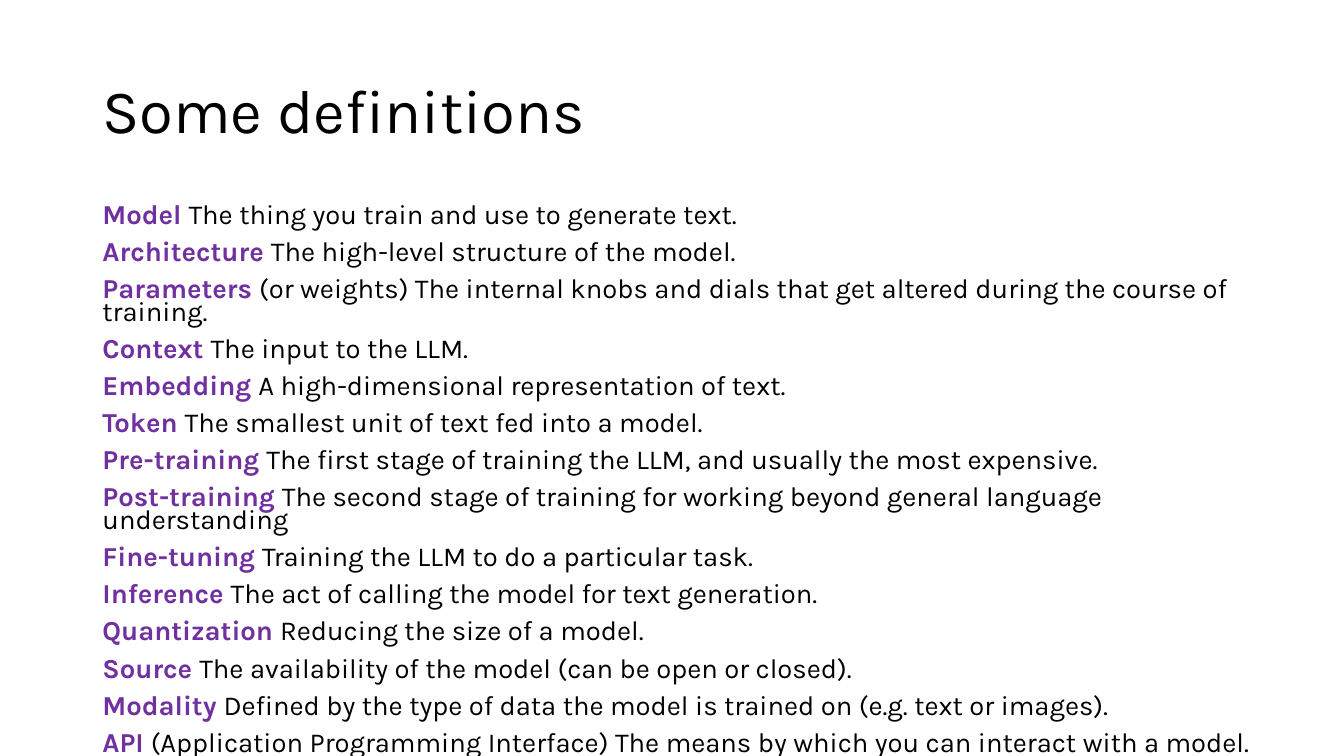
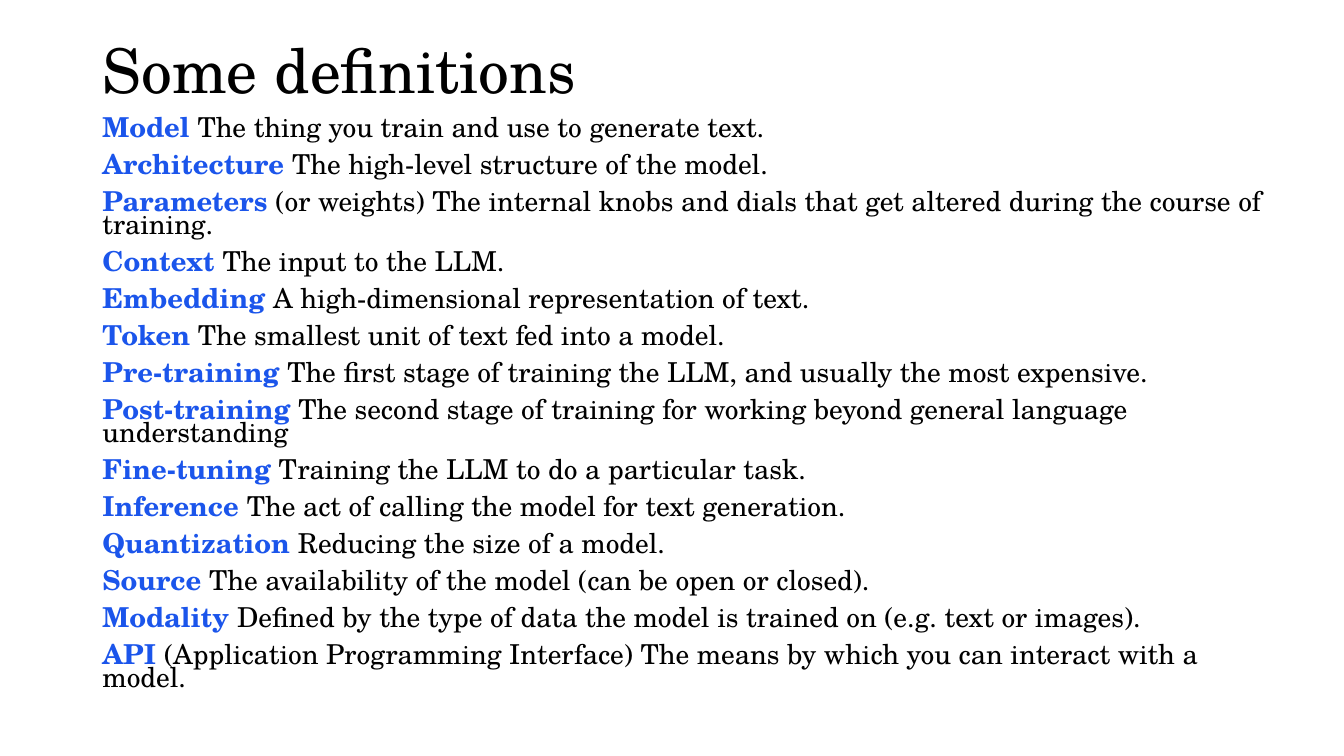
Before and after one commit to acceleratescience/large-language-models, a slide deck: slide 9 of slides/flsg/1-intro-flsg.pptx (slide 8 before the commit). Drawn at 1344x756 pixels with LibreOffice and Linux fonts; fonts in the diff are those of the drawing; background and template pictures are left out. Boxes give left, top, right and bottom in pixels: in the first picture for what was removed or moved away, otherwise in the second. Text is boxed around its words. In the diff, an @@ line names an element or a change of style, - is before the commit and + after.

```diff
--- a/slides/flsg/1-intro-flsg.pptx
+++ b/slides/flsg/1-intro-flsg.pptx
@@ title "Some definitions": place and size @@
-title "Some definitions" at <box>102,90,585,134</box>
+title "Some definitions" at <box>102,47,576,94</box>
@@ title "Some definitions" at <box>102,47,576,94</box>: font Karla to TeX Gyre Schola @@
@@ text "Model The thing you train ...": place and size @@
-text "Model The thing you train ..." at <box>102,205,1249,756</box>
+text "Model The thing you train ..." at <box>102,116,1261,688</box>
@@ text "Model The thing you train ..." at <box>102,116,1261,688</box>: font Karla to TeX Gyre Schola; text colour #7030A0 to #1B55EB in "Model", "Architecture", "Parameters", "Context" and 10 more places @@
```
Also in this commit, not shown: 17 other slides changed, 1 slide added, 1 other file.
